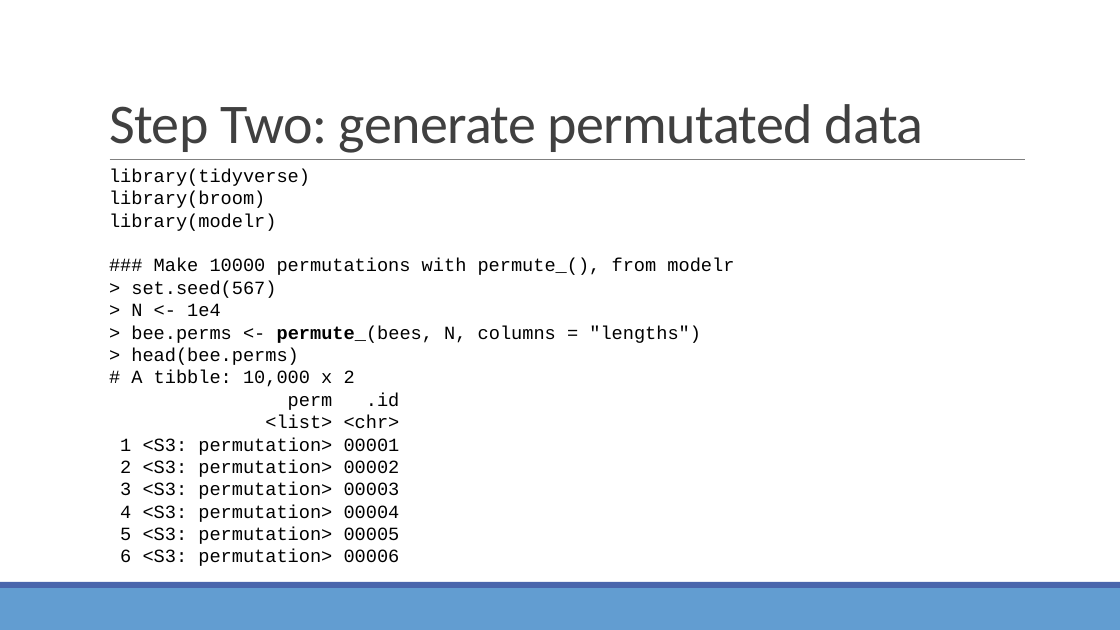
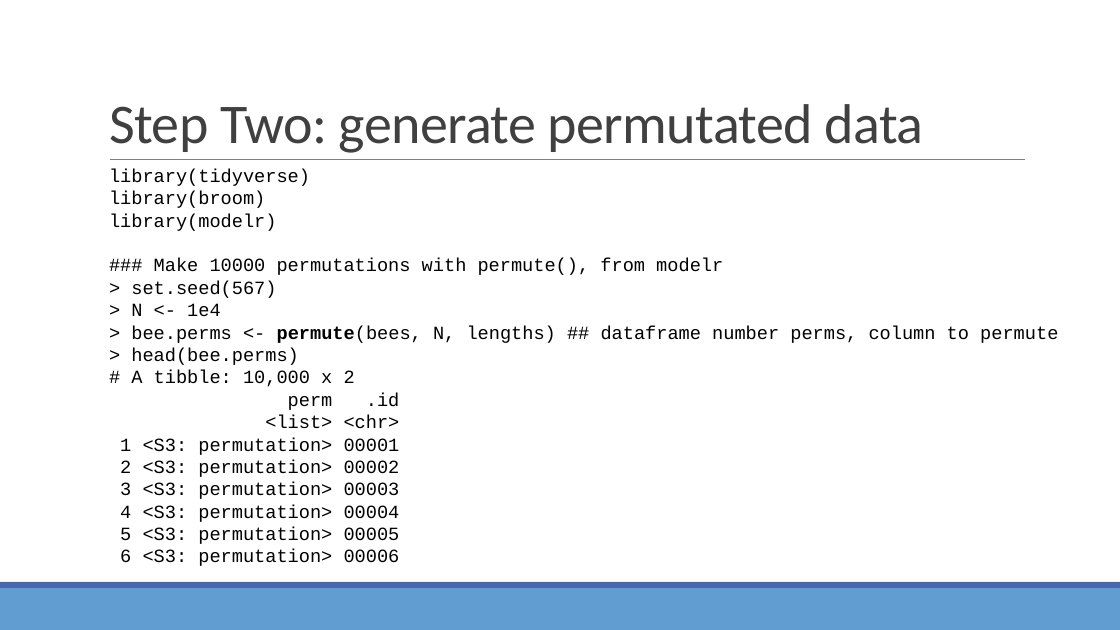
Before and after one commit to sjspielman/bio5312_fall2017, a slide deck: slide 25 of slides/day8_resampling_multtesting.pptx. Drawn at 1120x630 pixels with LibreOffice and Linux fonts; fonts in the diff are those of the drawing. Boxes give left, top, right and bottom in pixels: in the first picture for what was removed or moved away, otherwise in the second. Text is boxed around its words. In the diff, an @@ line names an element or a change of style, - is before the commit and + after.

```diff
--- a/slides/day8_resampling_multtesting.pptx
+++ b/slides/day8_resampling_multtesting.pptx
@@ text at <box>154,258,723,275</box>: text changed @@
-  ### Make 10000 permutations with permute_(), from modelr
+  ### Make 10000 permutations with permute(), from modelr
@@ text at <box>131,326,1058,343</box>: text changed @@
-  > bee.perms <- permute_(bees, N, columns = "lengths")
+  > bee.perms <- permute(bees, N, lengths) ## dataframe number perms, column to permute
```
Also in this commit, not shown: 6 other slides changed, 2 slides added, 10 other files.
